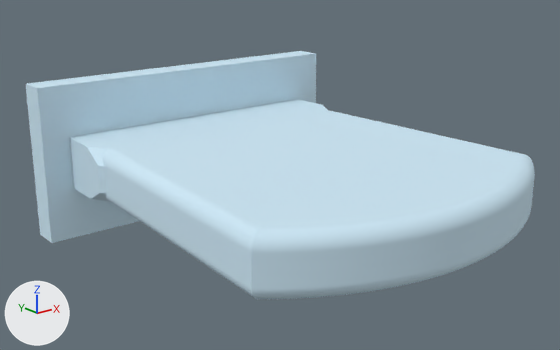
An edit to the FBX model Unity Project/Giroux-CAP6117-SANC - crown/Assets/Models/LOD Headstones/PA-87-F.fbx, drawn before and after from the same camera.
Rendered twice from a 50 mm lens placed at (-0.869, -1.429, 0.425), pointed at (-0.025, -0.374, 0.002). The axes (+X, +Y, +Z) are drawn at lower left. The lights are the same throughout. The picture after the commit comes second. Objects named as collision shapes, trigger or cutter boxes, shadow casters or lower levels of detail are left out. Where no turn or scale is listed for an object, it has been applied to the vertices. Vertices at exactly the same position are counted once.

The first picture shows 'PA-87-F_LOD0'.
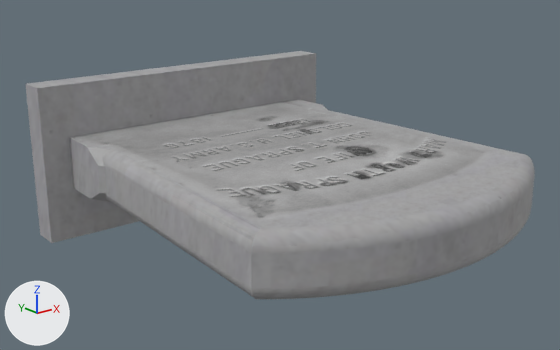
Pixel boxes [x1, y1, x2, y2] of what changed, in the pictures (560 x 350 px):
part 1 of me_mesh1, reshaped: [87, 110, 535, 299] in both
part 2 of me_mesh1, recoloured (blue to grey): before [26, 51, 521, 243]; after [26, 51, 521, 289]

What changed in the scene script:
```text
Add img_a_87_f_png:
    img_a_87_f_png = load_image('A-87-F.png', '../../Materials/LOD Headstone Mats/A-87-F.png', 1024, 1024, 'sRGB')
Add mat_0_615686_0_811765_0_929412_0_000000_0_192:
    mat_0_615686_0_811765_0_929412_0_000000_0_192 = principled_material('0.615686_0.811765_0.929412_0.000000_0.192')
    mat_0_615686_0_811765_0_929412_0_000000_0_192.texture = img_a_87_f_png
    mat_0_615686_0_811765_0_929412_0_000000_0_192.roughness = 0.859
Change me_mesh1:
    used by ob_pa_87_f_lod0; location = (0.0, 0.0, 0.0)
    remove me_mesh1.from_pydata(...)  # 5514 vertices, 11024 faces; spans x -0.339..0.339, y -0.788..0.0, z -0.152..0.152
    add me_mesh1.from_pydata(...)  # 1690 vertices, 2791 faces; spans x -0.339..0.339, y -0.788..0.0, z -0.152..0.152
    me_mesh1 part 1: 50 vertices moved within x -0.313..0.313, y -0.783..-0.176, z -0.051..0.051; 4419 vertices removed from x -0.313..0.313, y -0.788..-0.176, z -0.051..0.051; 595 vertices added at x -0.313..0.313, y -0.788..-0.177, z -0.051..0.051
    me_mesh1 part 2: 187 faces spanning x -0.339..0.339, y -0.763..0.0, z -0.152..0.152 switch from mat_0_615686_0_811765_0_929412_0_000000_0_000000 (blue #cee9f7) to mat_0_615686_0_811765_0_929412_0_000000_0_192 (picture img_a_87_f_png)
```
